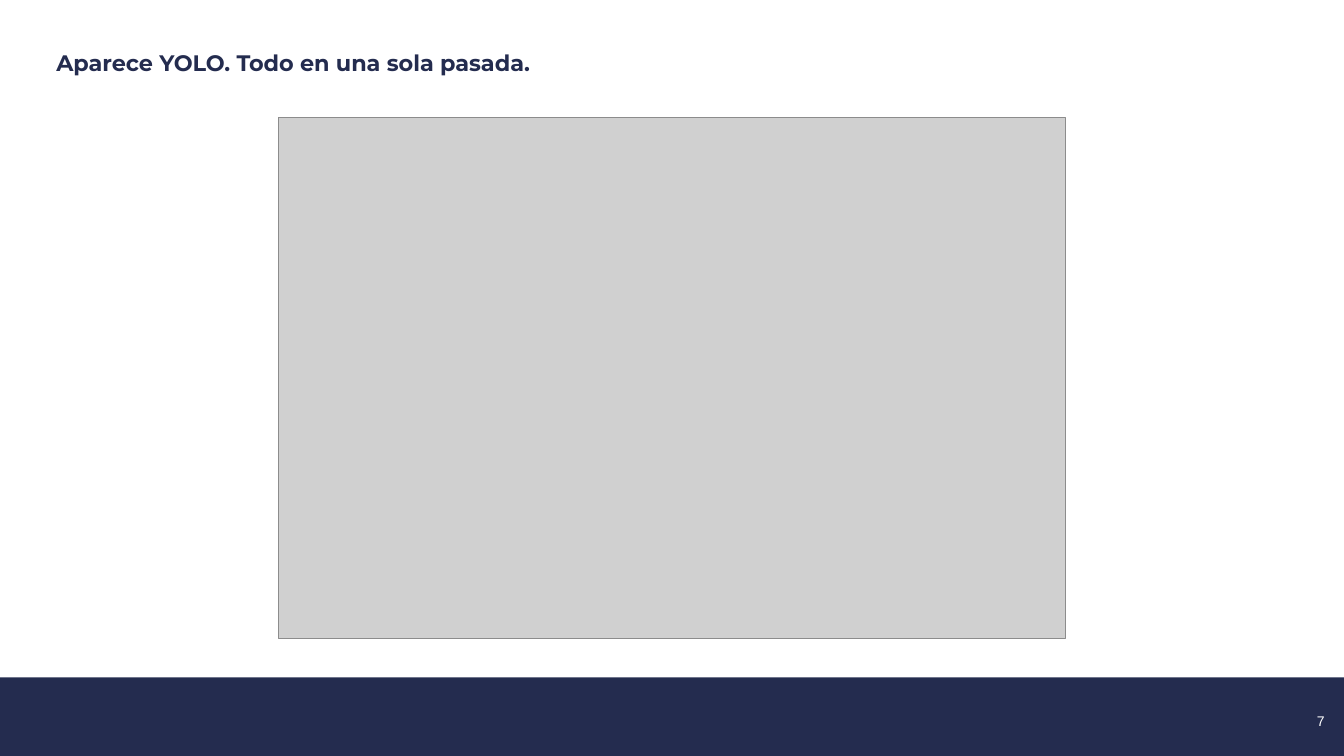
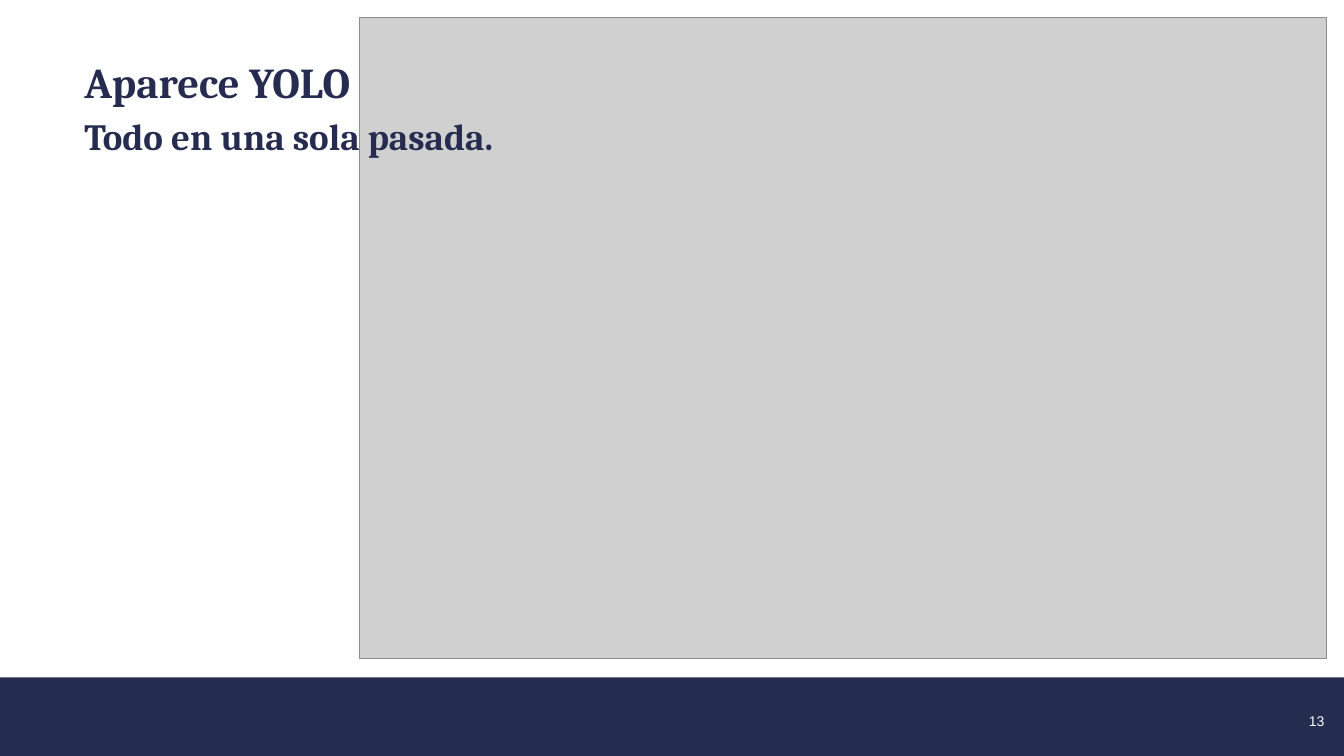
Before and after one commit to Piquelin/curso_yolo, a slide deck: slide 13 of YOLO_PPT_INTI_2026.pptx (slide 7 before the commit). Drawn at 1344x756 pixels with LibreOffice and Linux fonts; fonts in the diff are those of the drawing; grey boxes stand for pictures; background and template pictures are left out. Boxes give left, top, right and bottom in pixels: in the first picture for what was removed or moved away, otherwise in the second. Text is boxed around its words. In the diff, an @@ line names an element or a change of style, - is before the commit and + after.

```diff
--- a/YOLO_PPT_INTI_2026.pptx
+++ b/YOLO_PPT_INTI_2026.pptx
@@ picture: place and size @@
-picture at [279, 118, 1066, 638]
+picture at [359, 18, 1327, 659]
@@ text at [84, 69, 493, 159]: text changed; size 16 to 26.3 pt; font Montserrat to Cambria; text colour #242C4F to #252C4F @@
-Aparece YOLO. Todo en una sola pasada.
+Aparece YOLO
+Todo en una sola pasada.
@@ page number at [1309, 716, 1325, 726]: text changed @@
-7
+13
```
Also in this commit, not shown: 10 other slides changed, 11 slides added.
